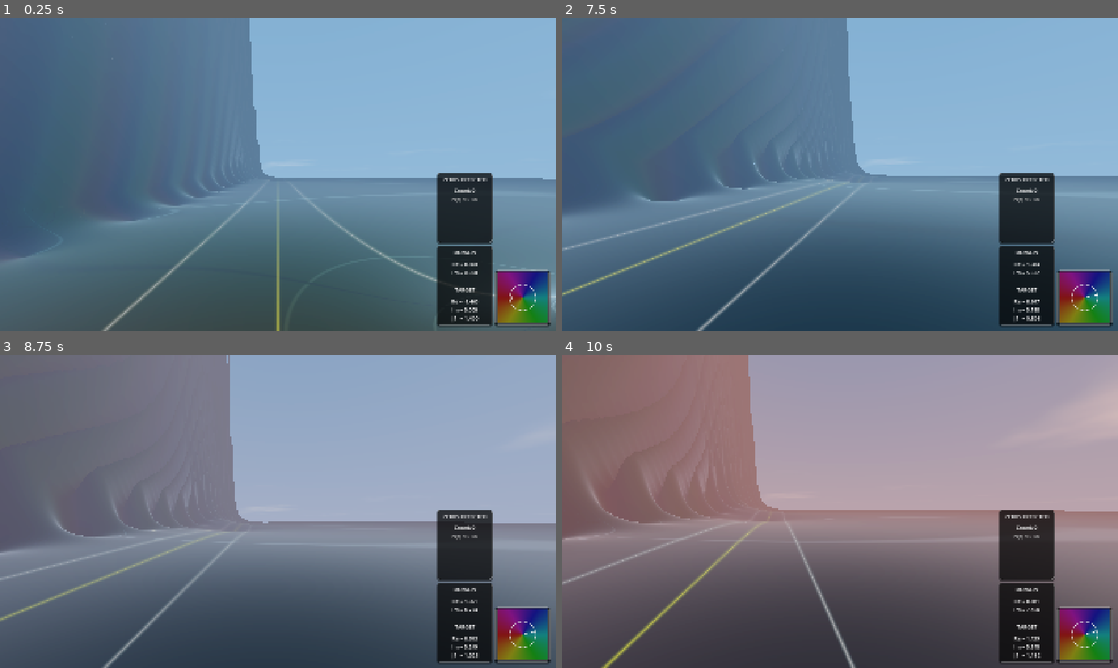
Above: before the commit, frames 1-4 (two rows, left to right).
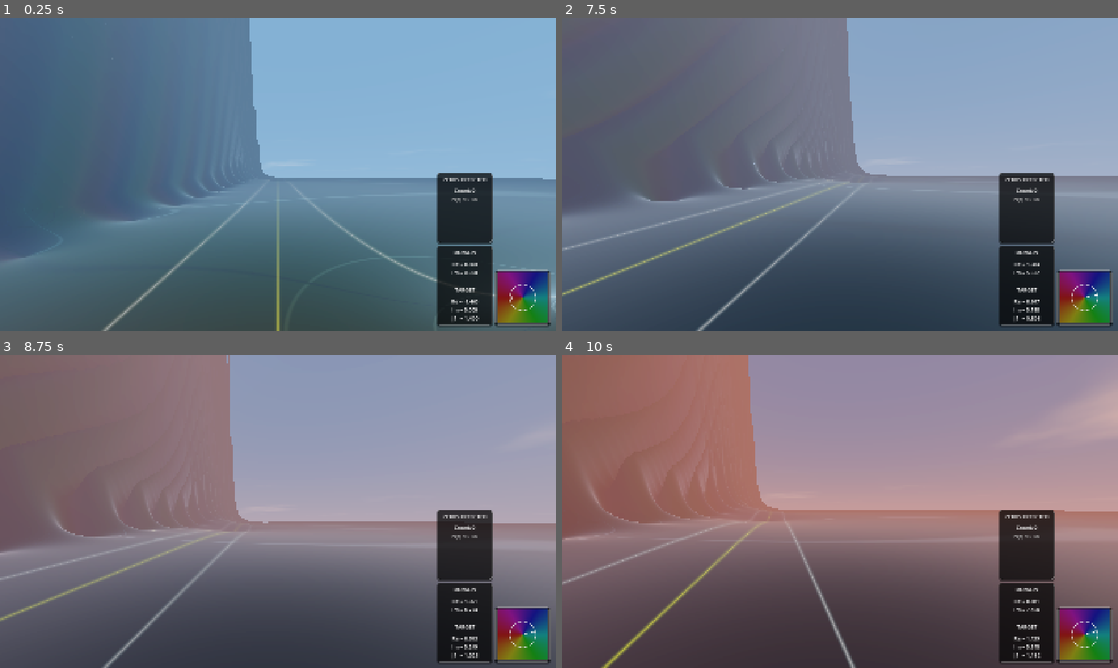
Above: after the commit, the same moments.

Repository: allanino/complex-functions-explorer
Game: Godot game, scene res://core/main.tscn
Same seed, same stepped clock (60 frames per second), same inputs: the game is played once before the commit and once after it.
Inputs (mouse positions are in pixels of both pictures, inside the frame that each line leads up to):
- Up to frame 1 (0.25 s): no input
- Up to frame 2 (7.5 s): tap Enter at 0.5 s; move the mouse to (867, 174) at 0.52 s; hold W (move_forward) 0.53-5.78 s; tap G at 0.6, 5.85 s; click (867, 174) at 0.67 s; tap Space at 0.77, 1.52, 3.02, 3.77, 4.52, 5.75, 6.02, 6.77 s; move the mouse to (812, 174) at 1.27 s; tap N at 1.35, 6.6 s; move the mouse to (851, 168) at 2.02 s; tap C at 2.1, 7.35 s; move the mouse to (834, 180) at 2.77 s; tap Z at 2.85 s; click (834, 180) at 2.92 s; move the mouse to (878, 177) at 3.52 s; tap R at 3.6 s; move the mouse to (795, 171) at 4.27 s; tap Shift at 4.35 s; move the mouse to (845, 174) at 5.02 s; hold Ctrl 5.03-5.78 s; click (845, 174) at 5.17 s; move the mouse to (817, 168) at 5.77 s; hold D (move_right) 5.78-6.53 s; move the mouse to (867, 174) at 6.52 s; hold W (move_forward) from 6.53 s (still down); move the mouse to (812, 174) at 7.27 s; click (812, 174) at 7.42 s
- Up to frame 3 (8.75 s): keep holding W (move_forward); tap Space at 7.52 s; move the mouse to (289, 505) at 8.02 s; tap Z at 8.1 s
- Up to frame 4 (10 s): move the mouse to (834, 517) at 8.77 s; release W (move_forward) at 8.78 s; hold A (move_left) 8.78-9.53 s; tap R at 8.85 s; tap Space at 9.02, 9.77 s; move the mouse to (878, 514) at 9.52 s; hold W (move_forward) from 9.53 s (still down); hold Shift from 9.53 s (still down); click (878, 514) at 9.67 s

The runs differ from the first frame. In frame 2, 6.0% of the frame differs, in the area x 29-100%, y 0-53%; in frame 3, less than 0.1%; in frame 4, less than 0.1%.

Commit message:
feat: refine sky gradient and horizon rendering with dynamic golden hour interpolation and atmospheric haze effects

Diff:
--- a/environment/environment.gd
+++ b/environment/environment.gd
@@ -33,7 +33,7 @@
 	var moon_dir = - sun_dir
 
 	var sun_elevation = - sun_dir.y
-	_golden_hour_transition = clamp((0.7 - sun_elevation) / 0.7, 0.0, 1.0)
+	_golden_hour_transition = clamp((0.8 - sun_elevation) / 0.8, 0.0, 1.0)
 
 	if sun_elevation < 0.0:
 		night_factor = clamp(-sun_elevation / 0.3, 0.0, 1.0)
--- a/environment/sky.gdshader
+++ b/environment/sky.gdshader
@@ -261,7 +261,17 @@
         compute_sky_colors(night_factor, golden_hour_factor, sky_color, horizon_color, cloud_color, current_sky, current_horizon, current_cloud);
 
         // Sky gradient
-        vec3 final_color = mix(current_horizon, current_sky, clamp(eye_alt, 0.0, 1.0));
+        float horizon_span = mix(1.0, 0.4, golden_hour_factor);
+        float grad_factor = clamp(eye_alt / horizon_span, 0.0, 1.0);
+        grad_factor = 1.0 - exp(-grad_factor * mix(2.0, 4.0, golden_hour_factor));
+        vec3 final_color = mix(current_horizon, current_sky, grad_factor);
+        float sun_factor = pow(max(dot(EYEDIR, LIGHT0_DIRECTION), 0.0), 3.0);
+        final_color += current_horizon * sun_factor * 0.08;
+
+        float horizon_alt = max(eye_alt, 0.0);
+        float haze = exp(-pow(horizon_alt * 6.0, 2.0));
+        final_color = mix(final_color, current_horizon, haze * 0.12 * golden_hour_factor);
+
 
         // Stars
         compute_stars(EYEDIR, eye_alt, night_factor, TIME, final_color);
